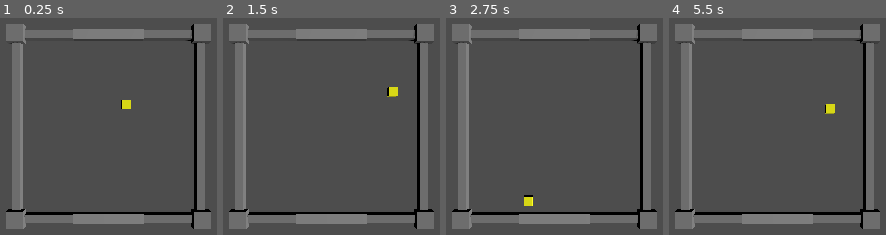
Above: before the commit, frames 1-4 (left to right).
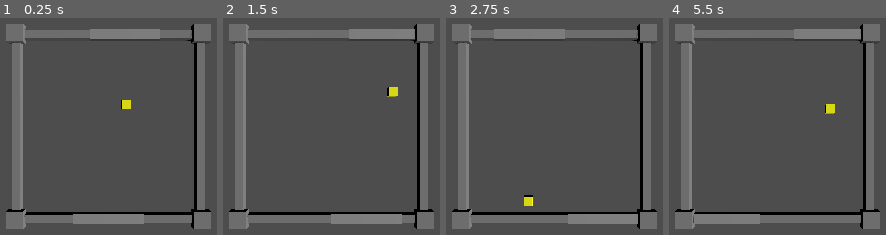
Above: after the commit, the same moments.

Repository: wangbinyq/prototypes
Game: Godot game, scene res://paddle-square/PaddleSquare.tscn
Two runs of this game, one before a commit and one after it. Both use one fixed random seed, a clock stepped at 60 frames per second and the inputs below.
Inputs:
- Up to frame 1 (0.25 s): no input
- Up to frame 2 (1.5 s): tap Enter at 0.5 s; hold Right (ui_right) 0.53-1.28 s; tap Space at 1.25 s; hold Left (ui_left) from 1.28 s (still down)
- Up to frame 3 (2.75 s): release Left (ui_left) at 2.03 s; hold Right (ui_right) from 2.03 s (still down)
- Up to frame 4 (5.5 s): release Right (ui_right) at 3.53 s; hold Left (ui_left) from 3.53 s (still down); tap Enter at 4.25 s; tap Space at 5 s

The runs differ from the first frame. In frame 1, 0.1% of the frame differs, in the area x 33-74%, y 5-10%; in frame 2, 0.7%; in frame 3, 0.6%; in frame 4, 0.9%, in the area x 11-89%, y 5-95%.

Commit message:
feat(paddle-square): implement dual paddle movement and AI control
- Add top_paddle and bottom_paddle as exported variables in PaddleGame.gd
- Update scene file to include references to both paddles and rename nodes
- Enhance paddle.gd with AI toggle and player input handling
- Introduce delta time parameter for smooth movement interpolation
- Separate AI and player movement logic within the paddle script

Diff:
--- a/paddle-square/PaddleGame.gd
+++ b/paddle-square/PaddleGame.gd
@@ -1,12 +1,16 @@
 extends Node3D
 
 @export var ball: Ball
+@export var top_paddle: Paddle
+@export var bottom_paddle: Paddle
 @export var arena_extents := Vector2(10, 10)
 
 func _ready():
 	ball.start_new_game()
 
 func _process(delta: float):
+	top_paddle.move(ball.pos.x, arena_extents.x, delta)
+	bottom_paddle.move(ball.pos.y, arena_extents.y, delta)
 	ball.move(delta)
 	bouncey_if_needed()
 	bouncex_if_needed()
--- a/paddle-square/PaddleSquare.tscn
+++ b/paddle-square/PaddleSquare.tscn
@@ -7,9 +7,11 @@
 [sub_resource type="StandardMaterial3D" id="StandardMaterial3D_5x6pi"]
 albedo_color = Color(0.501961, 0.501961, 0.501961, 1)
 
-[node name="PaddleSquare" type="Node3D" node_paths=PackedStringArray("ball")]
+[node name="PaddleSquare" type="Node3D" node_paths=PackedStringArray("ball", "top_paddle", "bottom_paddle")]
 script = ExtResource("1_vsrrr")
 ball = NodePath("Ball")
+top_paddle = NodePath("TopPaddle")
+bottom_paddle = NodePath("BottomPaddle")
 
 [node name="DirectionalLight3D" type="DirectionalLight3D" parent="."]
 transform = Transform3D(0.149535, -0.661607, 0.734789, 0, 0.743145, 0.669131, -0.988756, -0.100059, 0.111126, 0, 0, 0)
@@ -53,10 +55,11 @@
 [node name="Camera3D" type="Camera3D" parent="."]
 transform = Transform3D(1, 0, 0, 0, -4.37114e-08, 1, 0, -1, -4.37114e-08, 0, 33.686, 0)
 
-[node name="PaddleTop" parent="." instance=ExtResource("1_5ebhm")]
+[node name="TopPaddle" parent="." instance=ExtResource("1_5ebhm")]
 transform = Transform3D(1, 0, 0, 0, 1, 0, 0, 0, 1, 0, 0, -10.5)
+is_ai = true
 
-[node name="PaddleBottom" parent="." instance=ExtResource("1_5ebhm")]
+[node name="BottomPaddle" parent="." instance=ExtResource("1_5ebhm")]
 transform = Transform3D(1, 0, 0, 0, 1, 0, 0, 0, 1, 0, 0, 10.5)
 
 [node name="Ball" parent="." instance=ExtResource("2_j8bx3")]
--- a/paddle-square/paddle.gd
+++ b/paddle-square/paddle.gd
@@ -1,14 +1,23 @@
 class_name Paddle
 extends MeshInstance3D
 
+@export var is_ai := false
 @export_range(0, 100) var extents := 4.0
 @export_range(0, 100) var speed := 10.0
 
-func move(target: float, arena_extents: float):
+func move(target: float, arena_extents: float, delta: float):
+    var px = adjust_by_ai(position.x, target, delta) if is_ai else adjust_by_player(position.x, delta)
     var limit = arena_extents - extents
-    position.x = clampf(position.x, -limit, limit)
+    px = clampf(px, -limit, limit)
+    position.x = px
 
 func adjust_by_ai(x: float, target: float, delta: float):
     if x < target:
         return minf(x + speed * delta, target)
     return maxf(x - speed * delta, target)
+
+func adjust_by_player(x: float, delta: float):
+    var go = Input.get_axis("ui_left", "ui_right")
+    if go != 0:
+        return x + go * speed * delta
+    return x
